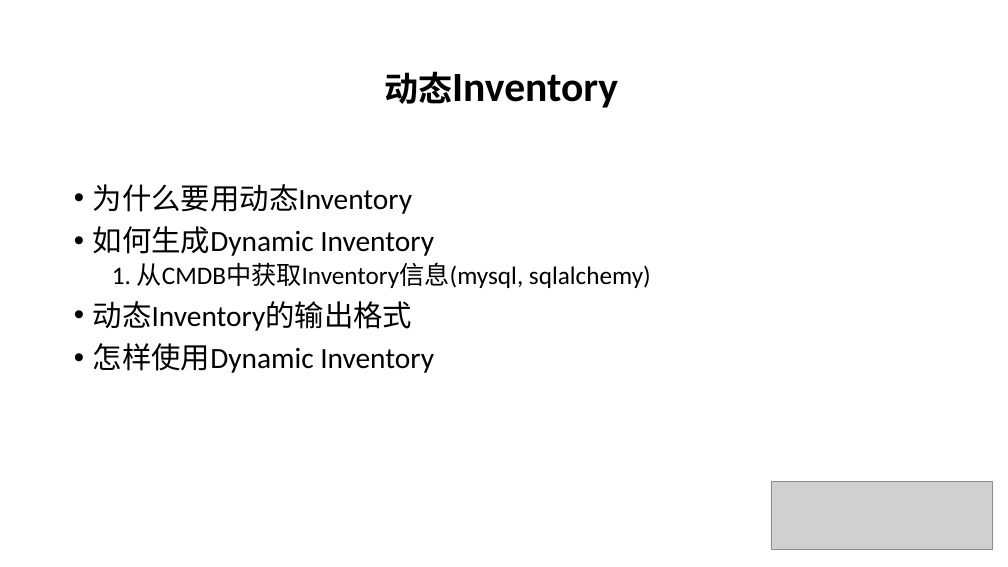
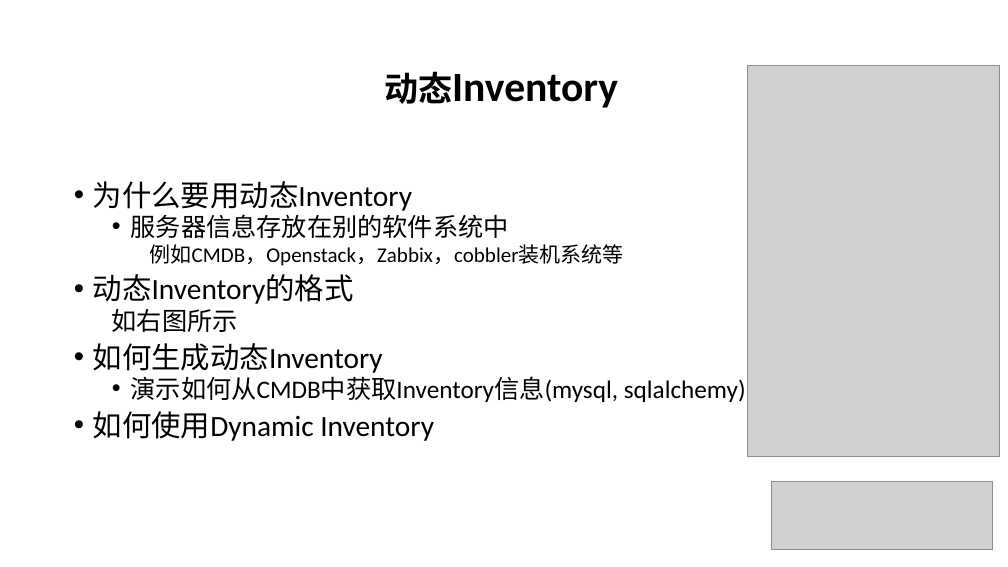
Before and after one commit to leeyan85/ansible-develop, a slide deck: slide 4 of 06-Ansible develop.pptx. Drawn at 1008x567 pixels with LibreOffice and Linux fonts; fonts in the diff are those of the drawing; grey boxes stand for pictures. Boxes give left, top, right and bottom in pixels: in the first picture for what was removed or moved away, otherwise in the second. Text is boxed around its words. In the diff, an @@ line names an element or a change of style, - is before the commit and + after.

```diff
--- a/06-Ansible develop.pptx
+++ b/06-Ansible develop.pptx
@@ picture added at <box>748,66,1000,457</box> @@
@@ text at <box>93,181,412,211</box>: line spacing 0.9 to 0.8 @@
@@ text at <box>93,210,746,441</box>: text changed; size 28 to 24 pt @@
-• 如何生成Dynamic Inventory
-  1. 从CMDB中获取Inventory信息(mysql, sqlalchemy)
-• 动态Inventory的输出格式
-• 怎样使用Dynamic Inventory
+  • 服务器信息存放在别的软件系统中
+    例如CMDB，Openstack，Zabbix，cobbler装机系统等
+• 动态Inventory的格式
+  如右图所示
+• 如何生成动态Inventory
+  • 演示如何从CMDB中获取Inventory信息(mysql, sqlalchemy)
+• 如何使用Dynamic Inventory
```
Also in this commit, not shown: 5 other slides changed, 1 slide added, 2 slides removed, 8 other files.
